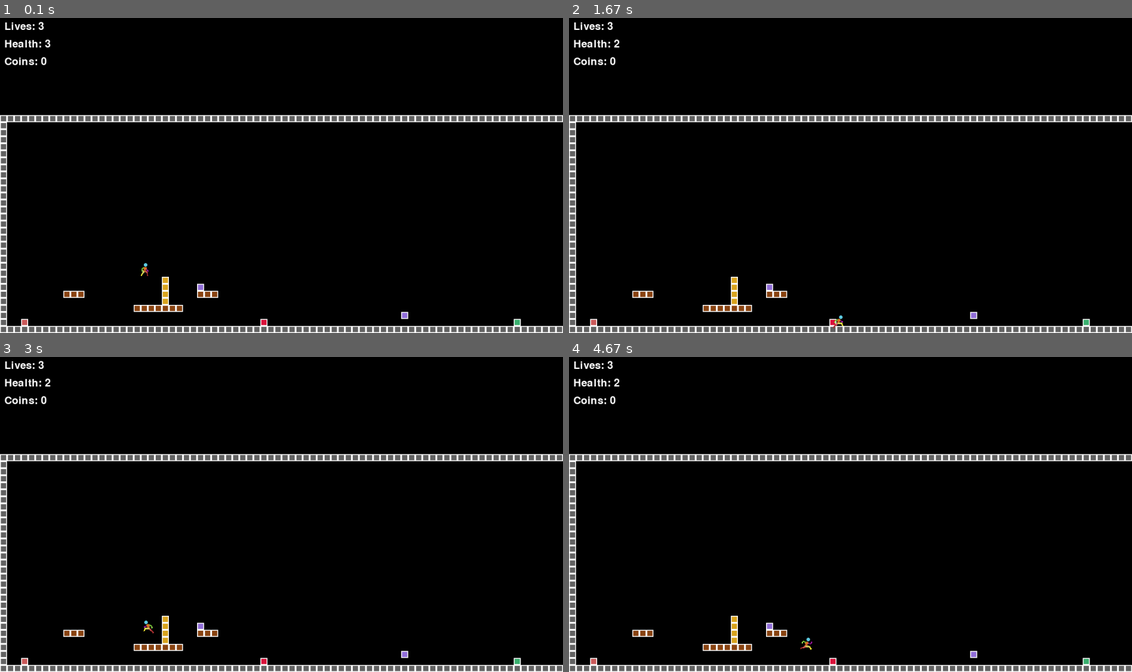
Above: before the commit, frames 1-4 (two rows, left to right).
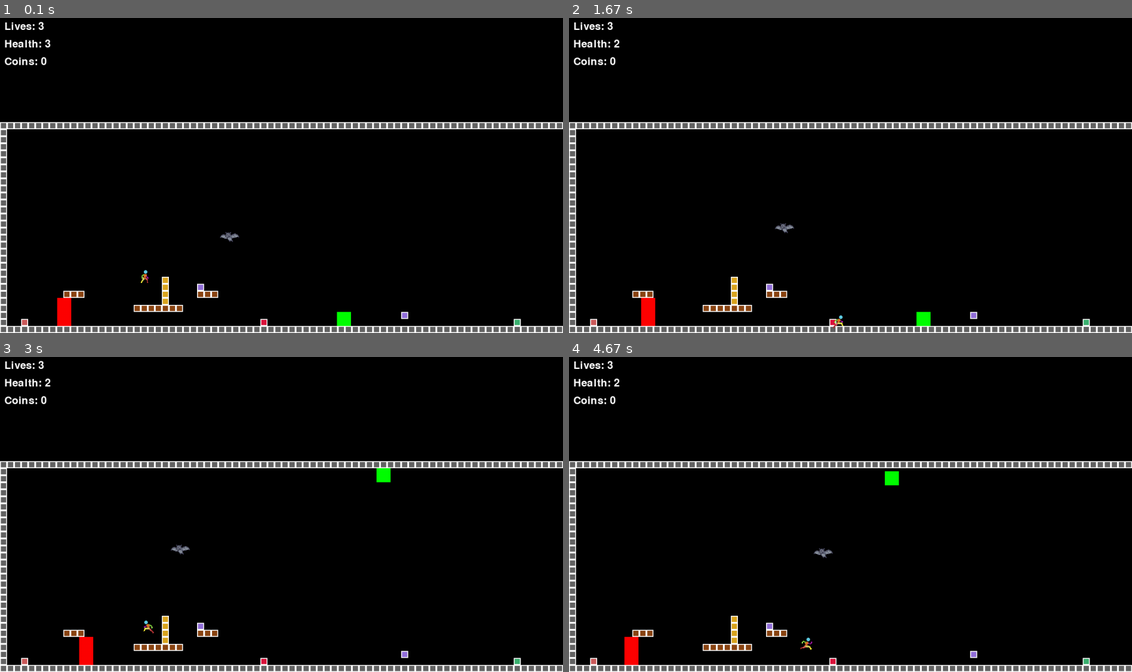
Above: after the commit, the same moments.

Repository: Mclovin0213/pygame_platformer_template
Game: pygame game, started from main.py
Two runs of this game, one before a commit and one after it. Both use one fixed random seed, a clock stepped at 60 frames per second and the inputs below.
Inputs:
- Up to frame 1 (0.1 s): no input
- Up to frame 2 (1.67 s): hold Right 0.33-0.8 s; hold Up 0.83-1.13 s; tap Space at 0.9, 1.23, 1.53 s; hold Right 1.17-1.63 s
- Up to frame 3 (3 s): hold Left 1.67-2.2 s; tap Space at 1.73, 2.03, 2.3, 2.6, 2.73 s; hold Left 2.23-2.63 s; hold Up from 2.67 s (still down)
- Up to frame 4 (4.67 s): release Up at 3.03 s; hold Right 3.07-3.7 s; tap Space at 3.13, 3.43, 3.8, 4.1, 4.3, 4.6 s; hold Left 3.73-4.2 s; hold Right from 4.23 s (still down)

The runs differ from the first frame. In frame 1, 5.0% of the frame differs, in the area x 0-100%, y 30-98%; in frame 2, 4.9%; in frame 3, 4.9%; in frame 4, 5.0%.

Commit message:
add enemy functionality

Diff:
--- /dev/null
+++ b/enemy.py
@@ -0,0 +1,159 @@
+from enum import Enum
+import pygame
+import os
+from settings import *
+
+class EnemyType(Enum):
+    """Enum for different enemy types"""
+    WALKER = 'walker'
+    JUMPER = 'jumper'
+    FLYER = 'flyer'
+
+# Define properties for each enemy type
+ENEMY_PROPERTIES = {
+    EnemyType.WALKER: {
+        'size': (32, 64),
+        'color': 'red',  # Fallback color if sprite not found
+        'speed': 2,
+        'damage': 1,
+        'health': 2,
+        'patrol_distance': 100,
+        'affected_by_gravity': True,
+        'can_jump': False,
+        'sprite_name': 'walker.png'  # Sprite filename in assets/enemies
+    },
+    EnemyType.JUMPER: {
+        'size': (32, 32),
+        'color': 'green',  # Fallback color if sprite not found
+        'speed': 3,
+        'damage': 1,
+        'health': 1,
+        'patrol_distance': 150,
+        'affected_by_gravity': True,
+        'can_jump': True,
+        'jump_force': -8,
+        'jump_cooldown': 2000,  # milliseconds
+        'sprite_name': 'jumper.png'  # Sprite filename in assets/enemies
+    },
+    EnemyType.FLYER: {
+        'size': (48, 48),
+        'color': 'purple',  # Fallback color if sprite not found
+        'speed': 4,
+        'damage': 2,
+        'health': 1,
+        'patrol_distance': 200,
+        'affected_by_gravity': False,
+        'can_jump': False,
+        'vertical_amplitude': 50,  # Pixels to move up/down
+        'vertical_speed': 2,
+        'sprite_name': 'bat_temp.png'  # Sprite filename in assets/enemies
+    }
+}
+
+class Enemy(pygame.sprite.Sprite):
+    def __init__(self, pos, enemy_type, groups, collision_sprites):
+        super().__init__(groups)
+
+        # Get properties for this enemy type
+        self.enemy_type = enemy_type
+        self.properties = ENEMY_PROPERTIES[enemy_type]
+
+        # Try to load sprite, fall back to colored rectangle if not found
+        sprite_path = os.path.join(ENEMY_SPRITES_PATH, self.properties['sprite_name'])
+        try:
+            if os.path.exists(sprite_path):
+                self.image = pygame.image.load(sprite_path).convert_alpha()
+            else:
+                self.image = pygame.Surface(self.properties['size'])
+                self.image.fill(self.properties['color'])
+        except (pygame.error, FileNotFoundError):
+            self.image = pygame.Surface(self.properties['size'])
+            self.image.fill(self.properties['color'])
+
+        # Basic setup
+        self.rect = self.image.get_rect(topleft=pos)
+        self.hitbox = self.rect.inflate(-20, 0)
+
+        # Stats
+        self.health = self.properties['health']
+        self.speed = self.properties['speed']
+        self.damage = self.properties['damage']
+
+        # Movement
+        self.direction = pygame.math.Vector2(1, 0)  # Start moving right
+        self.gravity = GRAVITY if self.properties['affected_by_gravity'] else 0
+        self.on_ground = False
+        self.start_x = pos[0]
+        self.start_y = pos[1]
+        self.patrol_distance = self.properties['patrol_distance']
+
+        # Special movement variables
+        if enemy_type == EnemyType.JUMPER:
+            self.jump_cooldown = self.properties['jump_cooldown']
+            self.can_jump = True
+            self.last_jump = 0
+        elif enemy_type == EnemyType.FLYER:
+            self.vertical_offset = 0
+            self.vertical_direction = 1
+
+        # Collision
+        self.collision_sprites = collision_sprites
+
+    def move(self, dt):
+        if self.properties['affected_by_gravity'] and not self.on_ground:
+            self.direction.y += self.gravity * dt
+
+        # Type-specific movement
+        if self.enemy_type == EnemyType.FLYER:
+            # Sinusoidal vertical movement
+            self.vertical_offset += self.properties['vertical_speed'] * self.vertical_direction
+            if abs(self.vertical_offset) > self.properties['vertical_amplitude']:
+                self.vertical_direction *= -1
+            self.direction.y = self.vertical_direction * self.properties['vertical_speed']
+        elif self.enemy_type == EnemyType.JUMPER:
+            # Jump when on ground and cooldown is ready
+            current_time = pygame.time.get_ticks()
+            if self.on_ground and current_time - self.last_jump > self.jump_cooldown:
+                self.direction.y = self.properties['jump_force']
+                self.last_jump = current_time
+                self.on_ground = False
+
+        # Update position horizontally
+        self.hitbox.x += self.direction.x * self.speed
+        self.check_collisions('horizontal')
+
+        # Update position vertically
+        self.hitbox.y += self.direction.y
+        self.check_collisions('vertical')
+
+        # Update rect to match hitbox
+        self.rect.center = self.hitbox.center
+
+        # Check patrol boundaries for horizontal movement
+        if abs(self.hitbox.x - self.start_x) > self.patrol_distance:
+            self.direction.x *= -1
+
+    def check_collisions(self, direction):
+        for sprite in self.collision_sprites.sprites():
+            if sprite.rect.colliderect(self.hitbox):
+                if direction == 'horizontal':
+                    if self.direction.x > 0:
+                        self.hitbox.right = sprite.rect.left
+                    else:
+                        self.hitbox.left = sprite.rect.right
+                    self.direction.x *= -1
+                else:  # vertical
+                    if self.direction.y > 0:
+                        self.hitbox.bottom = sprite.rect.top
+                        self.direction.y = 0
+                        self.on_ground = True
+                    else:
+                        self.hitbox.top = sprite.rect.bottom
+                        self.direction.y = 0
+
+    def take_damage(self, amount):
+        self.health -= amount
+        return self.health <= 0
+
+    def update(self, dt):
+        self.move(dt)
--- a/level_data.py
+++ b/level_data.py
@@ -37,7 +37,6 @@
         "100000000000000000000000000000000000000000000000000000000000000000000000000000000000000000000001",
         "100000000000000000000000000000000000000000000000000000000000000000000000000000000000000000000001",
         "100000000000000000000000000000000000000000000000000000000000000000000000000000000000000000000001",
-        "100000000000000000000000000000000000000000000000000000000000000000000000000000000000000000000001",
         "10000000000000000000000L000000000000000000000000000000000000000000000000000000000000000000000001",
         "10000000000000000000000L0000T0000000000000000000000000000000000000000000000000000000000000000001",
         "10000000022200000000000L000022200000000000000000000000000000000000000000000000000000000000000001",
@@ -56,21 +55,30 @@
         {
             'type': 'enemy',
             'enemy_type': 'walker',
-            'position': (10, 5),
+            'position': (10, 28),  # Place on a platform
             'properties': {
                 'patrol_distance': 4,
                 'speed': 2
             }
         },
         {
-            'type': 'powerup',
-            'powerup_type': 'jump_boost',
-            'position': (15, 3),
+            'type': 'enemy',
+            'enemy_type': 'flyer',
+            'position': (30, 15),  # Flying enemy higher up
             'properties': {
-                'duration': 10,
-                'strength': 1.5
+                'patrol_distance': 6,
+                'speed': 3
             }
         },
+        {
+            'type': 'enemy',
+            'enemy_type': 'jumper',
+            'position': (50, 28),  # Place on a platform
+            'properties': {
+                'patrol_distance': 5,
+                'speed': 2
+            }
+        }
     ],
 
     # Define what each character in the level string means
--- a/main.py
+++ b/main.py
@@ -6,6 +6,7 @@
 from camera import Camera
 from tile_types import TILE_PROPERTIES
 from level_data import LEVEL_1, parse_level_data
+from enemy import Enemy, EnemyType
 
 class Game:
     def __init__(self):
@@ -20,6 +21,7 @@
         # Sprite groups
         self.all_sprites = pygame.sprite.Group()
         self.collision_sprites = pygame.sprite.Group()
+        self.enemy_sprites = pygame.sprite.Group()  # New group for enemies
 
         # Setup
         self.tilemap = TileMap(self)
@@ -41,6 +43,18 @@
 
         # Create the level using the new level data format
         self.tilemap.load_map(LEVEL_1)
+
+        # Create enemies from level data
+        for entity in LEVEL_1['entities']:
+            if entity['type'] == 'enemy':
+                pos = (entity['position'][0] * TILE_SIZE, entity['position'][1] * TILE_SIZE)
+                enemy_type = EnemyType(entity.get('enemy_type', 'walker'))  # Default to walker if not specified
+                Enemy(
+                    pos=pos,
+                    enemy_type=enemy_type,
+                    groups=[self.all_sprites, self.enemy_sprites],
+                    collision_sprites=self.tilemap.solid_tiles
+                )
 
         # Create player instance
         player_spawn = self.tilemap.get_player_spawn()
@@ -87,6 +101,13 @@
                         if self.player.lives <= 0:
                             self.game_over = True
 
+                # Check for enemy collisions
+                enemy_hits = pygame.sprite.spritecollide(self.player, self.enemy_sprites, False)
+                for enemy in enemy_hits:
+                    if self.player.take_damage(enemy.damage):  # Player died
+                        if self.player.lives <= 0:
+                            self.game_over = True
+
                 # Draw all sprites with camera offset
                 for sprite in self.tilemap.all_sprites:
                     self.screen.blit(sprite.image, self.camera.apply(sprite))
@@ -125,6 +146,7 @@
         # Clear all sprites
         self.all_sprites.empty()
         self.collision_sprites.empty()
+        self.enemy_sprites.empty()
 
         # Reload the level
         self.setup_level()
--- a/settings.py
+++ b/settings.py
@@ -16,6 +16,7 @@
 # Asset paths
 TILE_SET_PATH = 'assets/tiles'
 PLAYER_SPRITES_PATH = 'assets/player'
+ENEMY_SPRITES_PATH = 'assets/enemies'  # Add enemy sprites path
 
 # Animation settings
 ANIMATION_SPEED = 0.15  # Lower number = faster animation
Binary file added: assets/enemies/bat_temp.png
